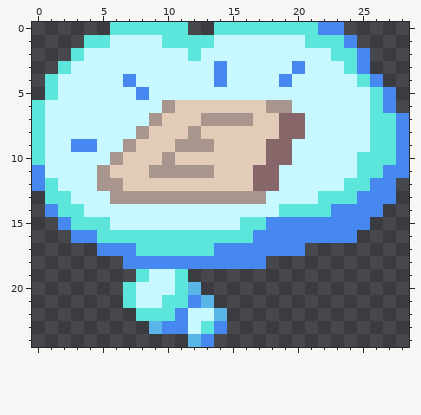
File history of a pixel-art sprite, img/use_bubble.png. The picture above is the old version.
The file is 29x25 pixels.
The result:
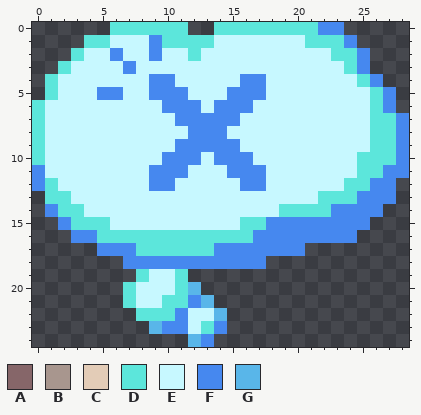
Palette (. is transparent): A #866669  B #a8968e  C #e3ccb7  D #5ce6db  E #c7f8ff  F #4688ef  G #59b6e9
Difference:
y 1: x 9 E -> F
y 2: x 6 E -> F; x 9 E -> F
y 3: x 7 E -> F; x 14 F -> E; x 20 F -> E
y 4: x 7 F -> E; x 9..10 EE -> FF; x 14 F -> E; x 16..17 EE -> FF; x 19 F -> E
y 5: x 5..6 EE -> FF; x 8..11 FEEE -> EFFF; x 15..17 EEE -> FFF
y 6: x 10..19 BCCCCCCCBB -> FFFEFFFEEE
y 7: x 9..20 BCCCBBBBCCAA -> EEFFFFFEEEEE
y 8: x 8..20 BCCCBCCCCCCAA -> EEEEFFFEEEEEE
y 9: x 3..4 FF -> EE; x 7..19 BCCCBBBCCCCAA -> EEEEFFFFFEEEE
y 10: x 6..19 BCCCBCCCCCCCAA -> EEEEFFFEFFFEEE
y 11: x 5..18 BCCCBBBBBCCCAA -> EEEEFFFEEEFFFE
y 12: x 5..18 BBCCCCCCCCCCAA -> EEEEFFEEEEEFFE
y 13: x 6..17 BBBBBBBBBBBB -> EEEEEEEEEEEE
